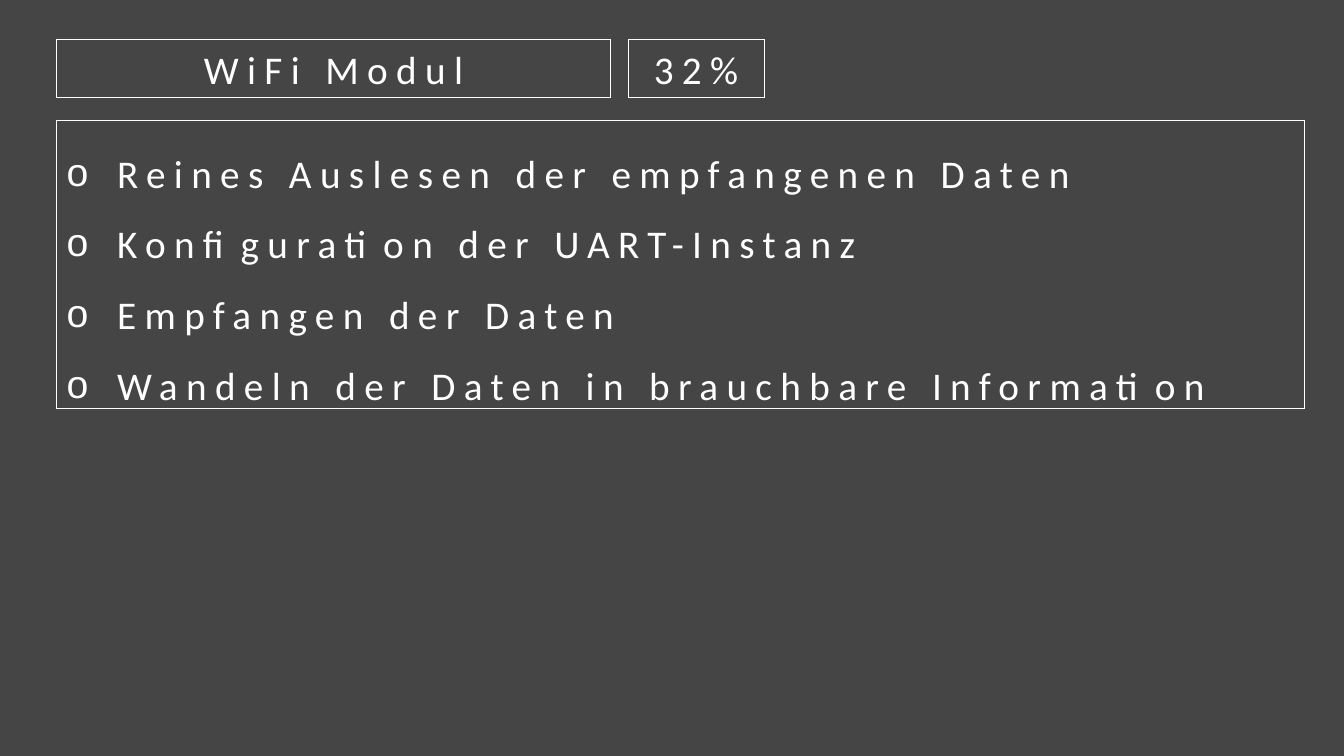
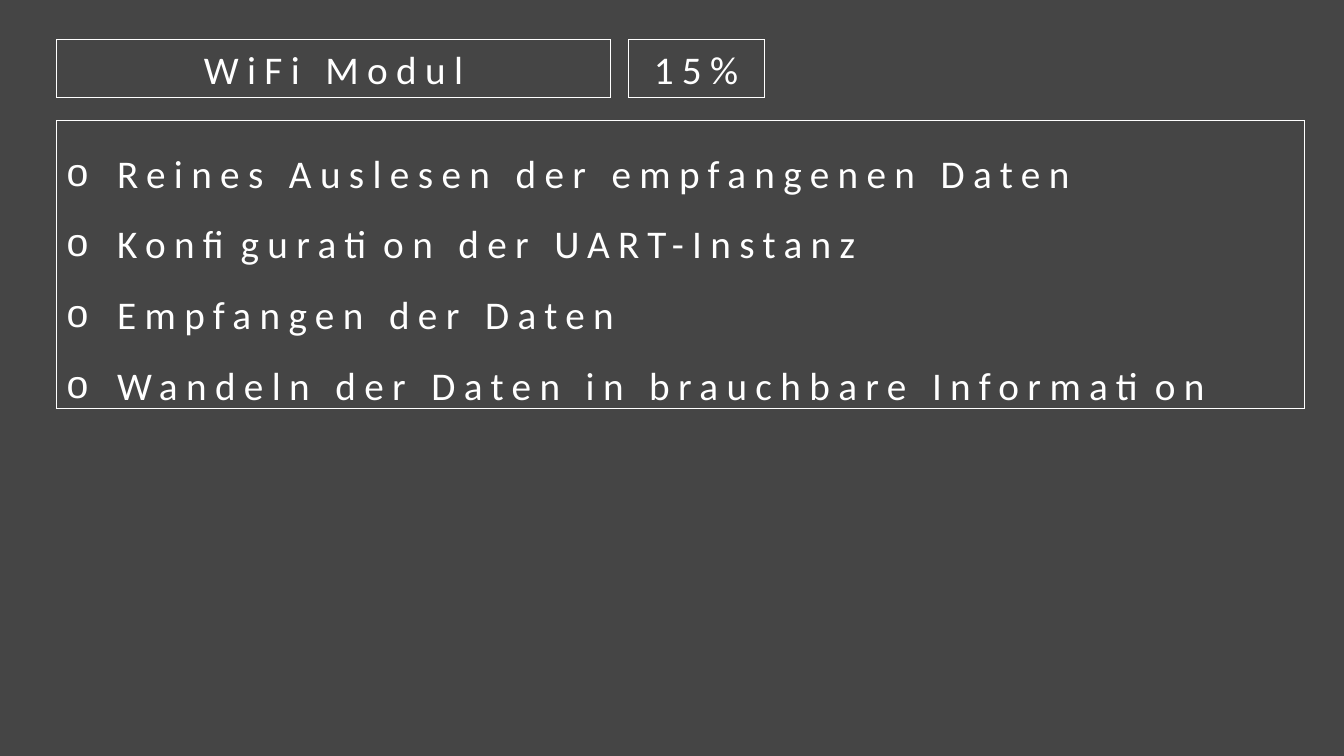
Before and after one commit to Eggs-Bacon/Allgemein, a slide deck: slide 5 of Material für Abschlusspräsentation/Präsentation_Felix.pptx. Drawn at 1344x756 pixels with LibreOffice and Linux fonts; fonts in the diff are those of the drawing; background and template pictures are left out. Boxes give left, top, right and bottom in pixels: in the first picture for what was removed or moved away, otherwise in the second. Text is boxed around its words. In the diff, an @@ line names an element or a change of style, - is before the commit and + after.

```diff
--- a/Material für Abschlusspräsentation/Präsentation_Felix.pptx
+++ b/Material für Abschlusspräsentation/Präsentation_Felix.pptx
@@ text in rectangle at (654, 57, 738, 85): text changed @@
-32%
+15%
```
Also in this commit, not shown: 3 other slides changed.
